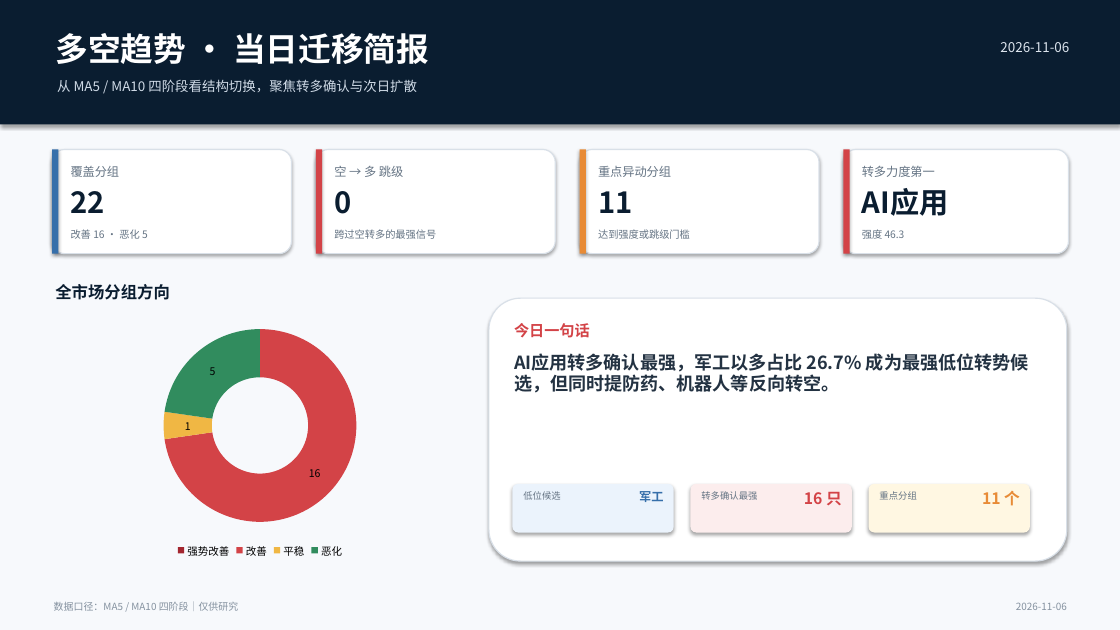
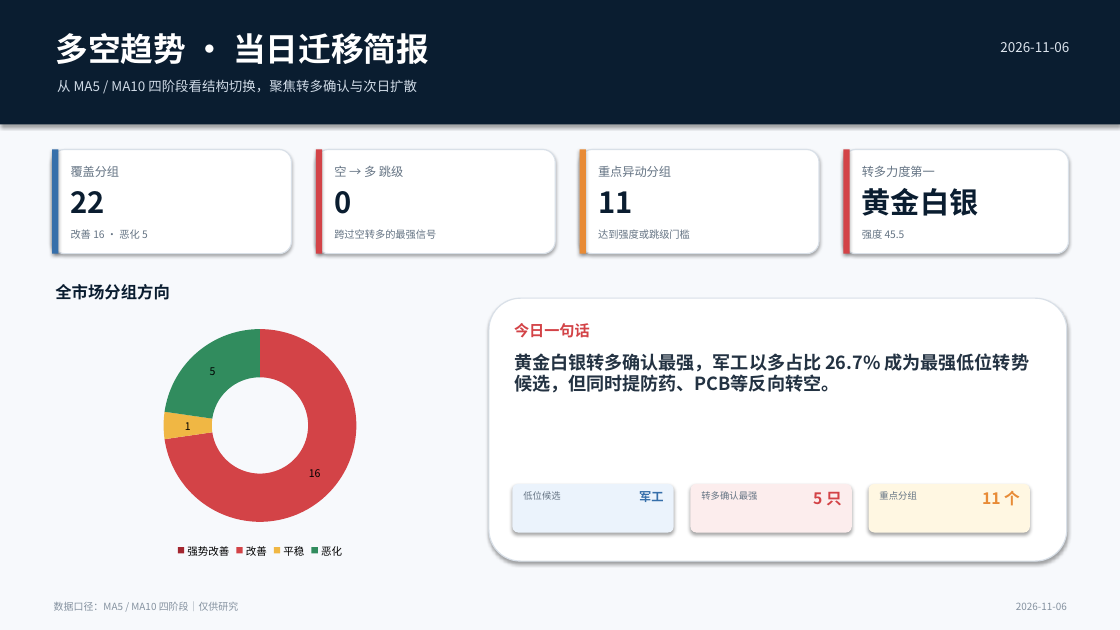
Before and after one commit to nancybhc/a-share-blast-lab, a slide deck: slide 1 of assets/多空阶段简报_2026-11-06.pptx. Drawn at 1120x630 pixels with LibreOffice and Linux fonts; fonts in the diff are those of the drawing. Boxes give left, top, right and bottom in pixels: in the first picture for what was removed or moved away, otherwise in the second. Text is boxed around its words. In the diff, an @@ line names an element or a change of style, - is before the commit and + after.

```diff
--- a/assets/多空阶段简报_2026-11-06.pptx
+++ b/assets/多空阶段简报_2026-11-06.pptx
@@ text at [862,188,979,216]: text changed @@
-AI应用
+黄金白银
@@ text at [862,229,905,239]: text changed @@
-强度 46.3
+强度 45.5
@@ text at [514,353,1030,393]: text changed @@
-AI应用转多确认最强，军工以多占比 26.7% 成为最强低位转势候选，但同时提防药、机器人等反向转空。
+黄金白银转多确认最强，军工以多占比 26.7% 成为最强低位转势候选，但同时提防药、PCB等反向转空。
@@ text at [813,492,842,505]: text changed @@
-16 只
+5 只
```
Also in this commit, not shown: 3 other slides changed, 13 other files.
